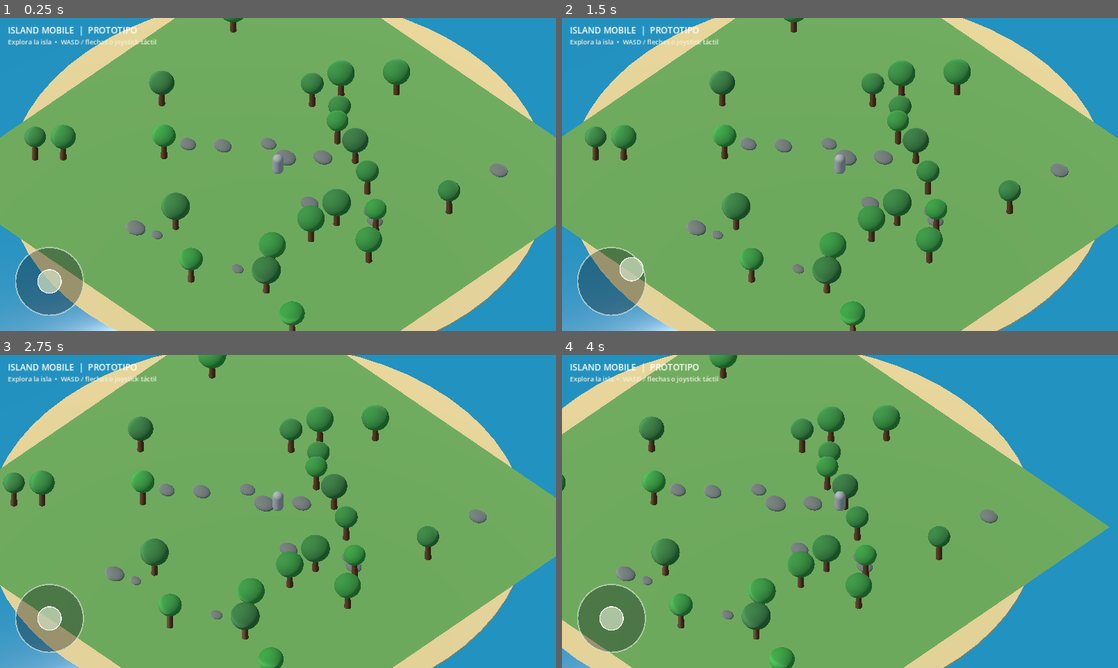
Above: before the commit, frames 1-4 (two rows, left to right).
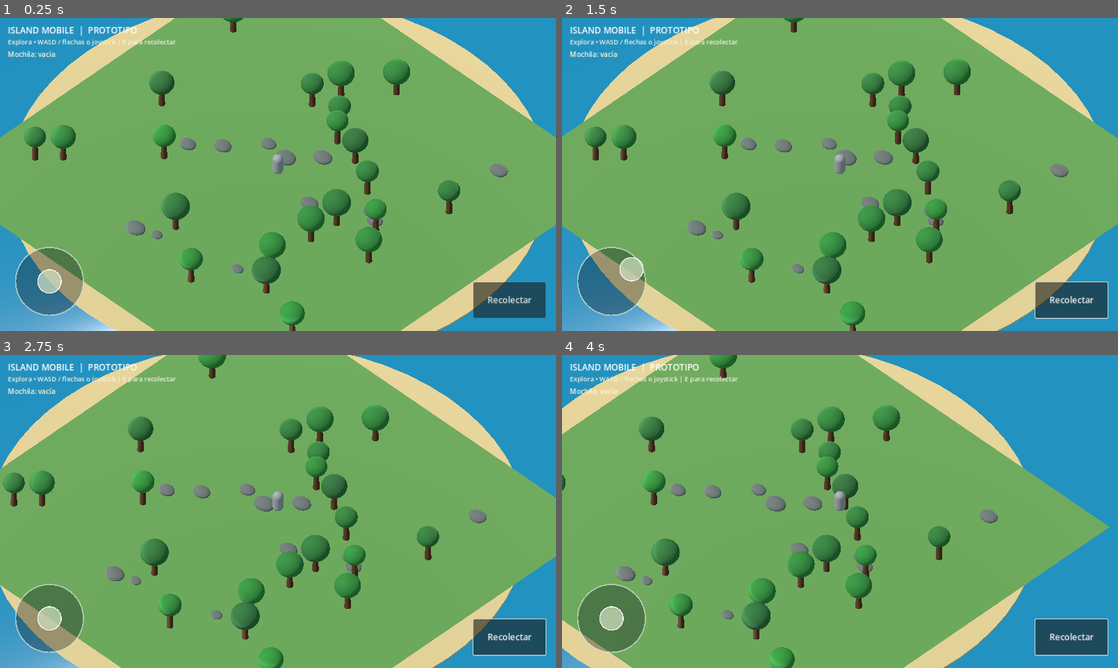
Above: after the commit, the same moments.

Repository: blackluis15-dev/Island-Mobile1
Game: Godot game, scene res://scenes/main.tscn
The game is run twice, just before and just after one commit, with the same random seed, the same clock (stepped at 60 frames per second) and the same inputs.
Inputs (mouse positions are in pixels of both pictures, inside the frame that each line leads up to):
- Up to frame 1 (0.25 s): no input
- Up to frame 2 (1.5 s): click (1073, 299) at 0.5 s, where only the run after the commit has a clickable "Recolectar"; tap Enter at 1.25 s; drag from (612, 280) to (895, 105) at 1.27 s
- Up to frame 3 (2.75 s): drag from (166, 527) to (250, 574) at 2.02 s
- Up to frame 4 (4 s): tap Space at 2.75 s; move the mouse to (895, 442) at 2.77 s; hold D (move_right) 2.78-3.5 s; drag from (812, 574) to (673, 464) at 3.52 s

The runs differ from the first frame. In frame 1, 1.8% of the frame differs, in the area x 1-99%, y 6-96%; in frame 2, 1.9%, in the area x 1-99%, y 6-97%; in frame 3, 1.9%; in frame 4, 1.9%.
Error after the commit: Invalid access to property or key 'interact' on a base object of type 'CharacterBody3D (player.gd)'. (res://scripts/island_world.gd:221)

Commit message:
Connect trees and rocks to harvesting and add touch action button

Diff:
--- a/scripts/island_world.gd
+++ b/scripts/island_world.gd
@@ -89,6 +89,10 @@
 	# StaticBody3D makes the trunk a solid obstacle for the player.
 	var tree := StaticBody3D.new()
 	tree.name = "Tree"
+	tree.set_script(load("res://scripts/harvestable.gd"))
+	tree.set("resource_label", "Árbol")
+	tree.set("max_durability", 5)
+	tree.set("drop_table", {"wood": 3, "leaves": 2, "sapling": 1})
 	tree.position = at
 
 	var trunk := MeshInstance3D.new()
@@ -127,6 +131,10 @@
 	# The mesh and its collision share the same parent transform.
 	var rock := StaticBody3D.new()
 	rock.name = "Rock"
+	rock.set_script(load("res://scripts/harvestable.gd"))
+	rock.set("resource_label", "Roca")
+	rock.set("max_durability", 3)
+	rock.set("drop_table", {"stone": 2})
 	rock.position = at + Vector3(0.0, 0.0, 0.0)
 
 	var mesh_instance := MeshInstance3D.new()
@@ -168,8 +176,16 @@
 	title.add_theme_color_override("font_color", Color(1.0, 1.0, 1.0))
 	layer.add_child(title)
 
+	var inventory_label := Label.new()
+	inventory_label.name = "InventoryLabel"
+	inventory_label.text = "Mochila: vacía"
+	inventory_label.position = Vector2(18.0, 72.0)
+	inventory_label.add_theme_font_size_override("font_size", 16)
+	inventory_label.add_theme_color_override("font_color", Color(1.0, 0.96, 0.82))
+	layer.add_child(inventory_label)
+
 	var hint := Label.new()
-	hint.text = "Explora la isla  •  WASD / flechas o joystick táctil"
+	hint.text = "Explora • WASD / flechas o joystick | E para recolectar"
 	hint.position = Vector2(18.0, 44.0)
 	hint.add_theme_font_size_override("font_size", 15)
 	hint.add_theme_color_override("font_color", Color(0.95, 0.95, 0.88))
@@ -188,3 +204,18 @@
 	joystick.offset_bottom = -24.0
 	joystick.mouse_filter = Control.MOUSE_FILTER_STOP
 	layer.add_child(joystick)
+
+	var harvest_button := Button.new()
+	harvest_button.name = "HarvestButton"
+	harvest_button.text = "Recolectar"
+	harvest_button.anchor_left = 1.0
+	harvest_button.anchor_top = 1.0
+	harvest_button.anchor_right = 1.0
+	harvest_button.anchor_bottom = 1.0
+	harvest_button.offset_left = -190.0
+	harvest_button.offset_top = -112.0
+	harvest_button.offset_right = -24.0
+	harvest_button.offset_bottom = -30.0
+	harvest_button.add_theme_font_size_override("font_size", 20)
+	layer.add_child(harvest_button)
+	harvest_button.pressed.connect(get_node("Player").interact)
